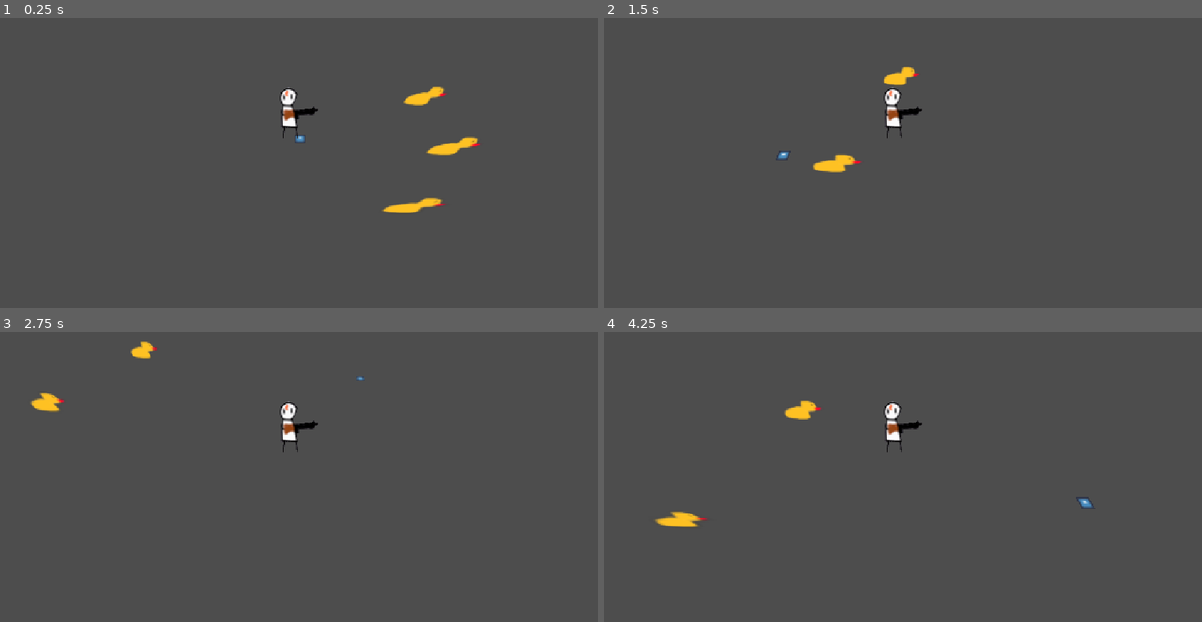
Above: before the commit, frames 1-4 (two rows, left to right).
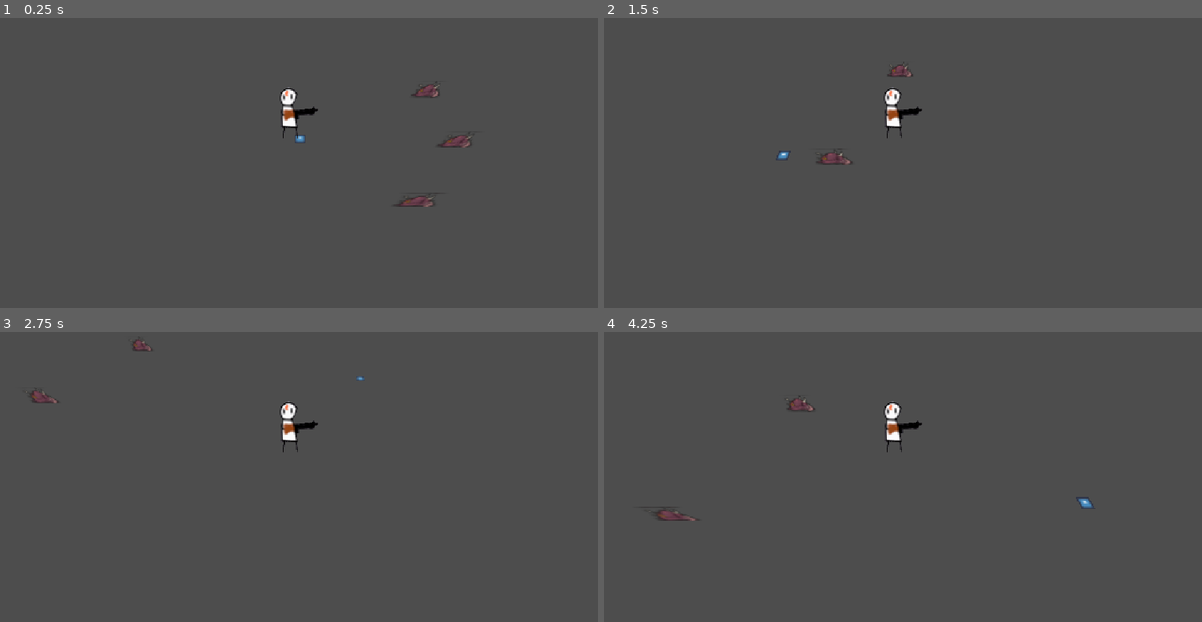
Above: after the commit, the same moments.

Repository: gmuGADIG/DEADSHOT
Game: Godot game, scene res://test_scenes/test_meat_pickup.tscn
Two runs of this game, one before a commit and one after it. Both use one fixed random seed, a clock stepped at 60 frames per second and the inputs below. This scene is started directly instead of the project's main scene. The engine's default icon, where the game draws it, is replaced by a stand-in: a white triangle on a blue panel in a dark square.
Inputs (mouse positions are in pixels of both pictures, inside the frame that each line leads up to):
- Up to frame 1 (0.25 s): no input
- Up to frame 2 (1.5 s): tap Enter at 0.5 s; move the mouse to (1034, 122) at 0.52 s; press the mouse at (1034, 122) at 0.53 s; hold D (move_right) 0.53-1.28 s; move the mouse to (783, 157) at 1.27 s; release the mouse at (783, 157) at 1.28 s; hold S (move_down) from 1.28 s (still down); tap E (interact) at 1.35 s
- Up to frame 3 (2.75 s): move the mouse to (358, 378) at 2.02 s; release S (move_down) at 2.03 s; hold D (move_right) from 2.03 s (still down); tap Space (roll) at 2.1 s
- Up to frame 4 (4.25 s): move the mouse to (873, 520) at 2.77 s; release D (move_right) at 2.78 s; hold W (move_up) 2.78-3.53 s; click (873, 520) at 2.85 s; move the mouse to (1082, 503) at 3.52 s; hold A (move_left) from 3.53 s (still down); hold E (interact) from 3.53 s (still down)

The runs differ from the first frame. In frame 1, 1.0% of the frame differs, in the area x 63-81%, y 21-68%; in frame 2, 0.6%; in frame 3, 0.5%; in frame 4, 0.6%.

Commit message:
The floor is no longer hungry.
Adds the meat sprite & checks that the player is the one touching the meat.

Diff:
--- a/world/enemy/meat/meat.gd
+++ b/world/enemy/meat/meat.gd
@@ -1,6 +1,9 @@
 extends Node3D
 
 func _on_area_3d_body_entered(body: Node3D) -> void:
+	if not body is Player:
+		return
+
 	print("Currecny Colletced")
 	Global.meat_currency += 1
 	print(Global.meat_currency)
--- a/world/enemy/meat/meat.tscn
+++ b/world/enemy/meat/meat.tscn
@@ -1,20 +1,21 @@
 [gd_scene load_steps=4 format=3 uid="uid://nh502xx1aqq1"]
 
 [ext_resource type="Script" uid="uid://cjc1c5htrkn3h" path="res://world/enemy/meat/meat.gd" id="1_0eps3"]
-[ext_resource type="Texture2D" uid="uid://owkl68s3lwrr" path="res://temp_art/gartic/duck.png" id="1_3puc7"]
+[ext_resource type="Texture2D" uid="uid://y1h3uww1jns7" path="res://world/enemy/meat/meat.png" id="2_imkur"]
 
 [sub_resource type="SphereShape3D" id="SphereShape3D_4xl38"]
 
 [node name="Meat" type="Node3D"]
 script = ExtResource("1_0eps3")
 
-[node name="Sprite3d" type="Sprite3D" parent="."]
-texture = ExtResource("1_3puc7")
+[node name="Sprite3D" type="Sprite3D" parent="."]
+transform = Transform3D(0.305, 0, 0, 0, 0.305, 0, 0, 0, 0.305, 0, 0.4678592, 0)
+texture = ExtResource("2_imkur")
 
 [node name="Area3D" type="Area3D" parent="."]
+transform = Transform3D(1, 0, 0, 0, 1, 0, 0, 0, 1, 0, 0.3, 0)
 
 [node name="CollisionShape3D" type="CollisionShape3D" parent="Area3D"]
-transform = Transform3D(1, 0, 0, 0, 1, 0, 0, 0, 1, -0.09517515, -0.023673058, -0.03263235)
 shape = SubResource("SphereShape3D_4xl38")
 
 [connection signal="body_entered" from="Area3D" to="." method="_on_area_3d_body_entered"]
Binary file added: world/enemy/meat/meat.png
Not shown, added: world/enemy/meat/meat.png.import
